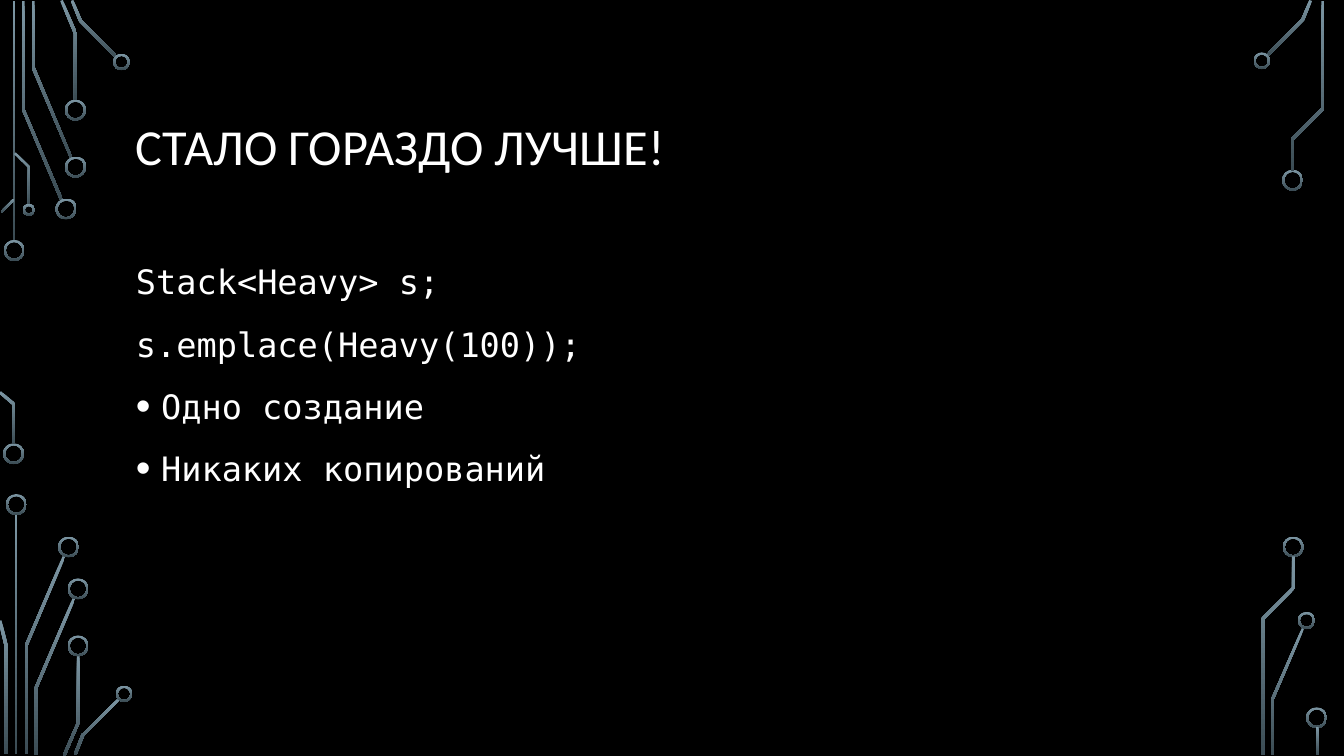
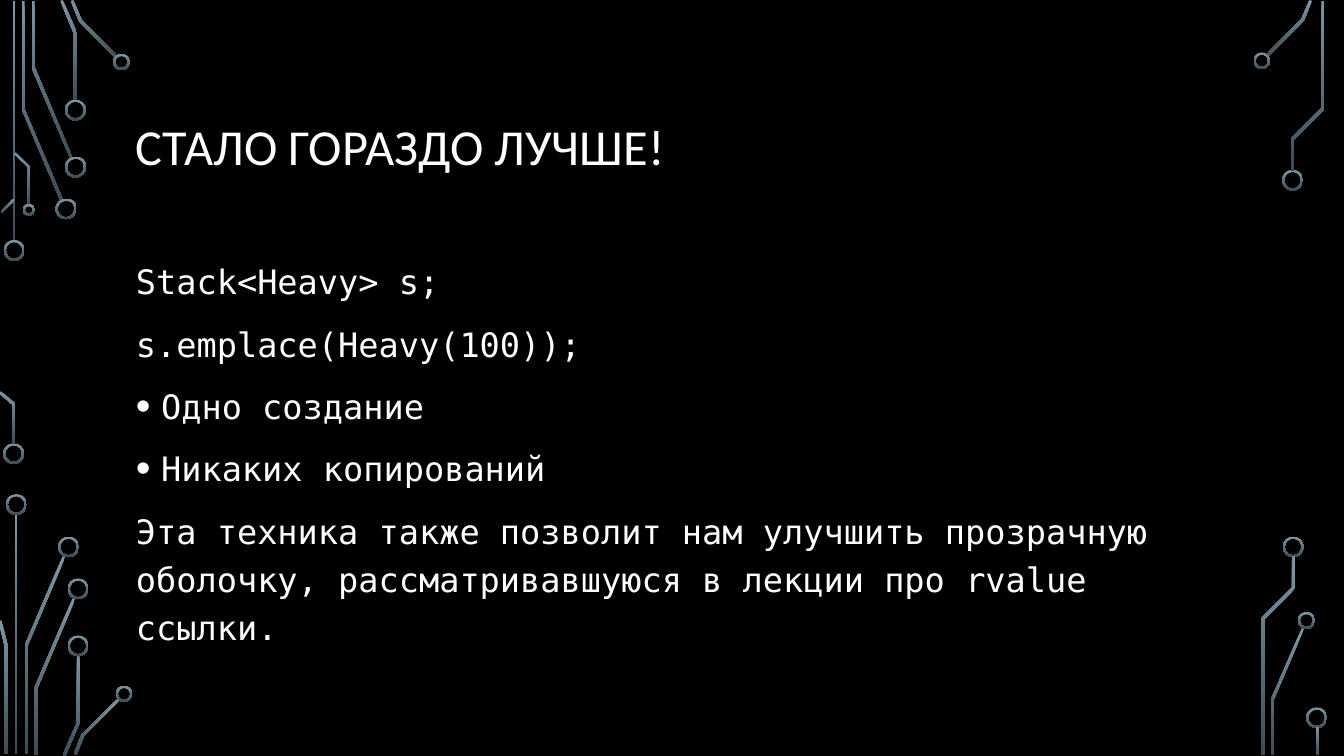
Before and after one commit to MIPT-ILab/cpp-lects-rus, a slide deck: slide 35 of slides/lec2-6-variadics.pptx (slide 22 before the commit). Drawn at 1344x756 pixels with LibreOffice and Linux fonts; fonts in the diff are those of the drawing; background and template pictures are left out. Boxes give left, top, right and bottom in pixels: in the first picture for what was removed or moved away, otherwise in the second. Text is boxed around its words. In the diff, an @@ line names an element or a change of style, - is before the commit and + after.

```diff
--- a/slides/lec2-6-variadics.pptx
+++ b/slides/lec2-6-variadics.pptx
@@ text at (136, 519, 1147, 641): paragraph added @@
+Эта техника также позволит нам улучшить прозрачную оболочку, рассматривавшуюся в лекции про rvalue ссылки.
```
Also in this commit, not shown: 11 other slides changed, 31 slides added, 4 other files.
